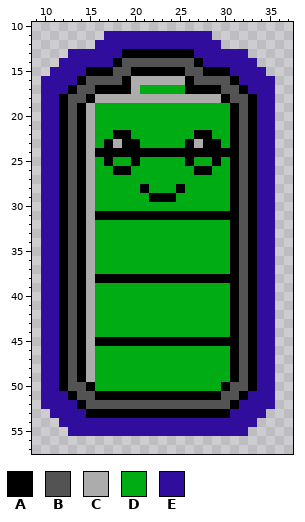
Edited in one commit: sprite sheet (assets/screen/battery_full.png). The picture above was drawn from the file before the commit.
The file is 45x67 pixels. Shown: x 9..37, y 10..57.
Palette (. is transparent): A #000000  B #535353  C #acacac  D #00ac13  E #310d9e
Pixels before, first column x 10:
11 .......EEEEEEEEEEEE.......
12 ......EEEEEEEEEEEEEE......
13 ...EEEEEEAAAAAAAAEEEEEE...
14 ..EEEEEEABBBBBBBBAEEEEEE..
15 .EEEEAAABBAAAAAABBAAAEEEE.
16 EEEEABBBBACCCCCCABBBBAEEEE
17 EEEABBAAAACDDDDDAAAABBAEEE
18 EEABBACCCCCCCCCCCCCCABBAEE
19 EEABACDDDDDDDDDDDDDDDABAEE
20 EEABACDDDDDDDDDDDDDDDABAEE
21 EEABACDDDDDDDDDDDDDDDABAEE
22 EEABACDDAADDDDDDDAADDABAEE
23 EEABACDACAADDDDDACAADABAEE
24 EEABACAAAAAAAAAAAAAAAABAEE
25 EEABACDADDADDDDDADDADABAEE
26 EEABACDDAADDDDDDDAADDABAEE
27 EEABACDDDDDDDDDDDDDDDABAEE
28 EEABACDDDDDADDDADDDDDABAEE
29 EEABACDDDDDDAAADDDDDDABAEE
30 EEABACDDDDDDDDDDDDDDDABAEE
31 EEABACAAAAAAAAAAAAAAAABAEE
32 EEABACDDDDDDDDDDDDDDDABAEE
33 EEABACDDDDDDDDDDDDDDDABAEE
34 EEABACDDDDDDDDDDDDDDDABAEE
35 EEABACDDDDDDDDDDDDDDDABAEE
36 EEABACDDDDDDDDDDDDDDDABAEE
37 EEABACDDDDDDDDDDDDDDDABAEE
38 EEABACAAAAAAAAAAAAAAAABAEE
39 EEABACDDDDDDDDDDDDDDDABAEE
40 EEABACDDDDDDDDDDDDDDDABAEE
41 EEABACDDDDDDDDDDDDDDDABAEE
42 EEABACDDDDDDDDDDDDDDDABAEE
43 EEABACDDDDDDDDDDDDDDDABAEE
44 EEABACDDDDDDDDDDDDDDDABAEE
45 EEABACAAAAAAAAAAAAAAAABAEE
46 EEABACDDDDDDDDDDDDDDDABAEE
47 EEABACDDDDDDDDDDDDDDDABAEE
48 EEABACDDDDDDDDDDDDDDDABAEE
49 EEABACDDDDDDDDDDDDDDDABAEE
50 EEABBADDDDDDDDDDDDDDABBAEE
51 EEEABBAAAAAAAAAAAAAABBAEEE
52 EEEEABBBBBBBBBBBBBBBBAEEEE
53 .EEEEAAAAAAAAAAAAAAAAEEEE.
54 ..EEEEEEEEEEEEEEEEEEEEEE..
55 ...EEEEEEEEEEEEEEEEEEEE...
Now the later version:
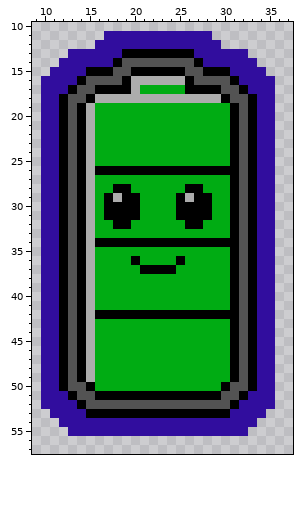
Edits made:
y 22: x 18..19 AA -> DD; x 27..28 AA -> DD
y 23: x 17..20 ACAA -> DDDD; x 26..29 ACAA -> DDDD
y 24: x 16..30 AAAAAAAAAAAAAAA -> DDDDDDDDDDDDDDD
y 25: x 17 A -> D; x 20 A -> D; x 26 A -> D; x 29 A -> D
y 26: x 16..17 DD -> AA; x 20..26 DDDDDDD -> AAAAAAA; x 29..30 DD -> AA
y 28: x 18..19 DD -> AA; x 21 A -> D; x 25..27 ADD -> DAA
y 29: x 17..20 DDDD -> ACAA; x 22..28 AAADDDD -> DDDACAA
y 30: x 17..20 DDDD -> AAAA; x 25..28 DDDD -> AAAA
y 31: x 16 A -> D; x 21..24 AAAA -> DDDD; x 29..30 AA -> DD
y 32: x 18..19 DD -> AA; x 26..27 DD -> AA
y 34: x 16..30 DDDDDDDDDDDDDDD -> AAAAAAAAAAAAAAA
y 36: x 20 D -> A; x 25 D -> A
y 37: x 21..24 DDDD -> AAAA
y 38: x 16..30 AAAAAAAAAAAAAAA -> DDDDDDDDDDDDDDD
y 42: x 16..30 DDDDDDDDDDDDDDD -> AAAAAAAAAAAAAAA
y 45: x 16..30 AAAAAAAAAAAAAAA -> DDDDDDDDDDDDDDD
Pixel boxes of the changes (left, top, right, bottom) in both pictures:
changed: (95, 130, 230, 346)
